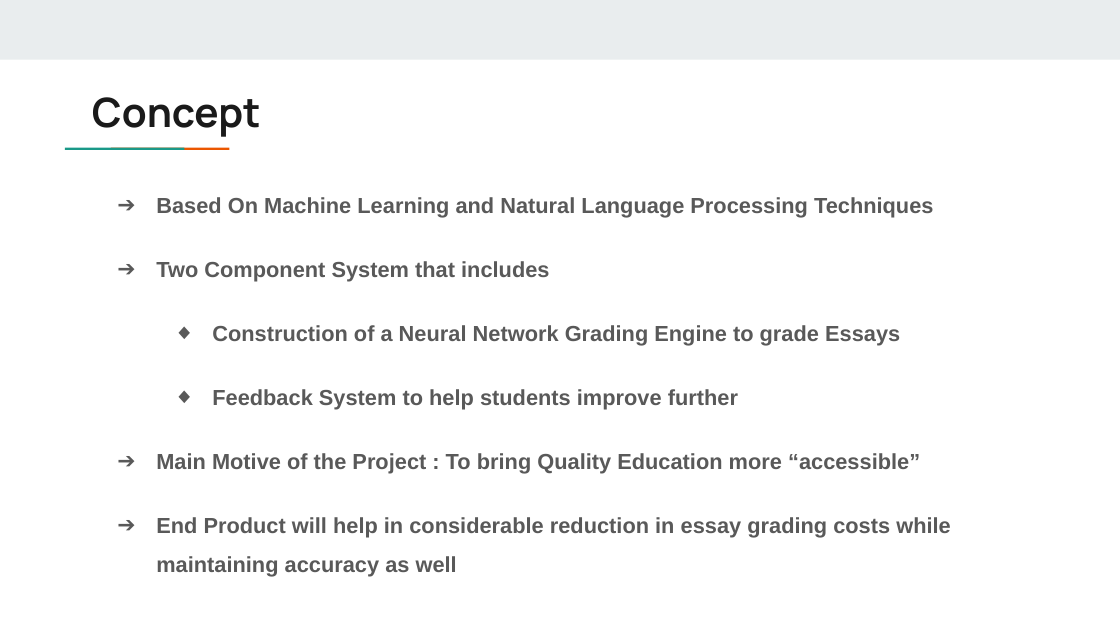
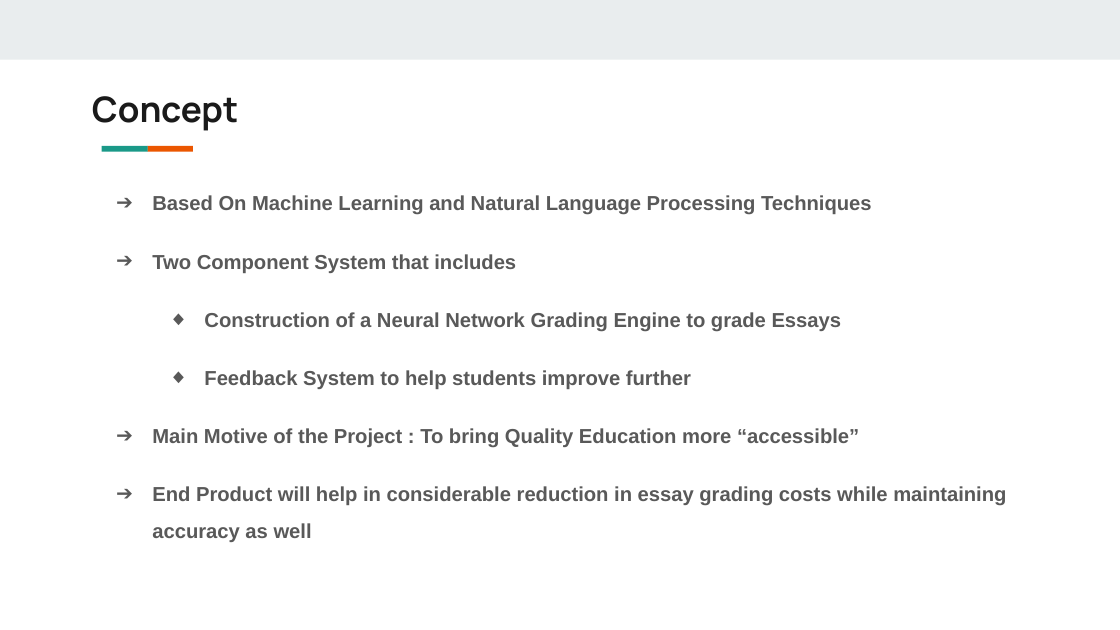
Before and after one commit to foramhshah/Automated-Essay-Grading-System-Group-23-, a slide deck: slide 2 of BE Project Topic Approval Presentation.pptx. Drawn at 1120x630 pixels with LibreOffice and Linux fonts; fonts in the diff are those of the drawing. Boxes give left, top, right and bottom in pixels: in the first picture for what was removed or moved away, otherwise in the second. Text is boxed around its words. In the diff, an @@ line names an element or a change of style, - is before the commit and + after.

```diff
--- a/BE Project Topic Approval Presentation.pptx
+++ b/BE Project Topic Approval Presentation.pptx
@@ title "Concept" at [92, 96, 238, 131]: size 26 to 22.6 pt @@
@@ text "Based On Machine Learning and ..." at [152, 195, 1006, 542]: size 14 to 13 pt; indent changed; less space between paragraphs @@
```
Also in this commit, not shown: 7 other slides changed, 1 slide added.
